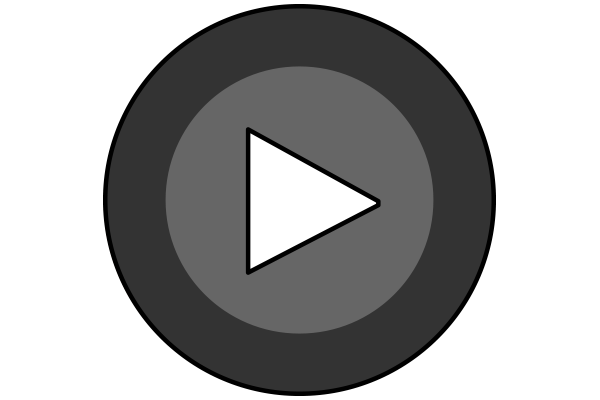
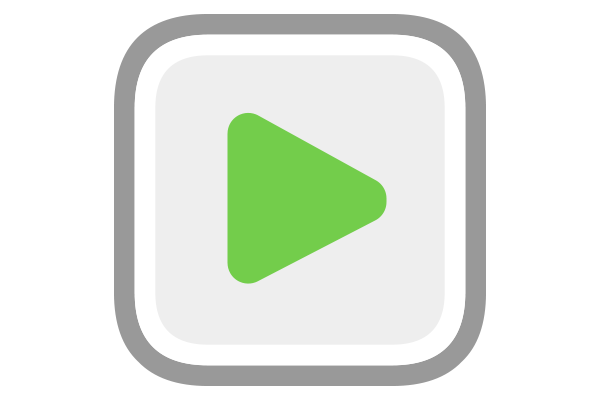
Revision of a layered w=600, h=400 image; what changed, layer by layer:
added layer "Vector Smart Object" (1st of 3) above "Vector Smart Object" over [left=114, top=14, right=486, bottom=386]
hid "Vector Smart Object" (3rd of 3) over [left=103, top=4, right=496, bottom=396]
